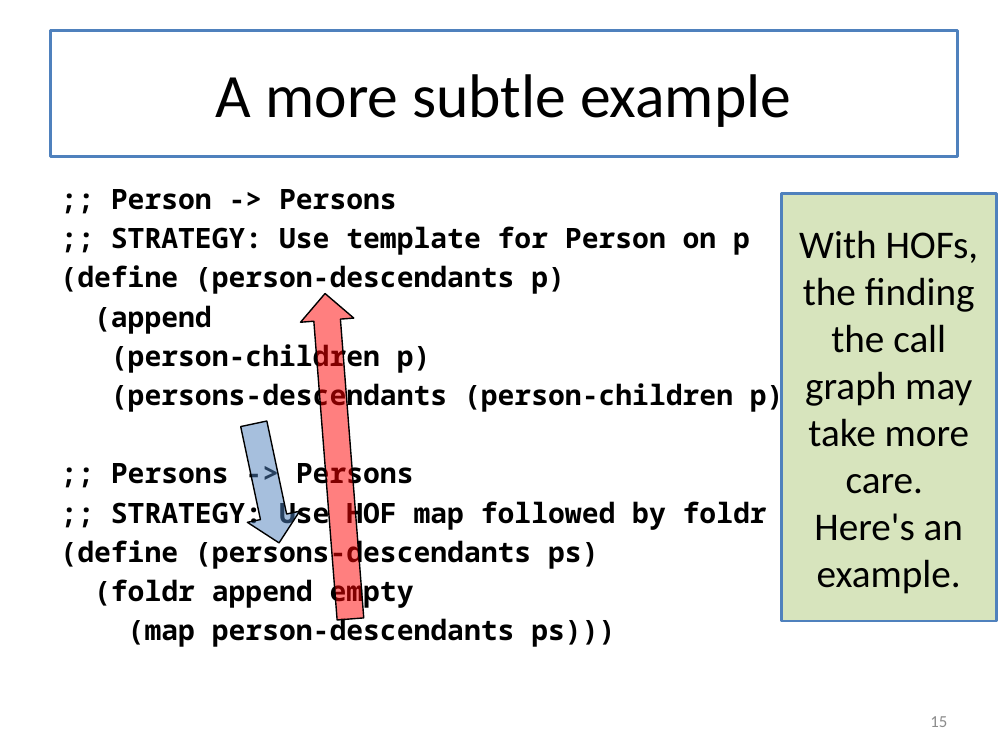
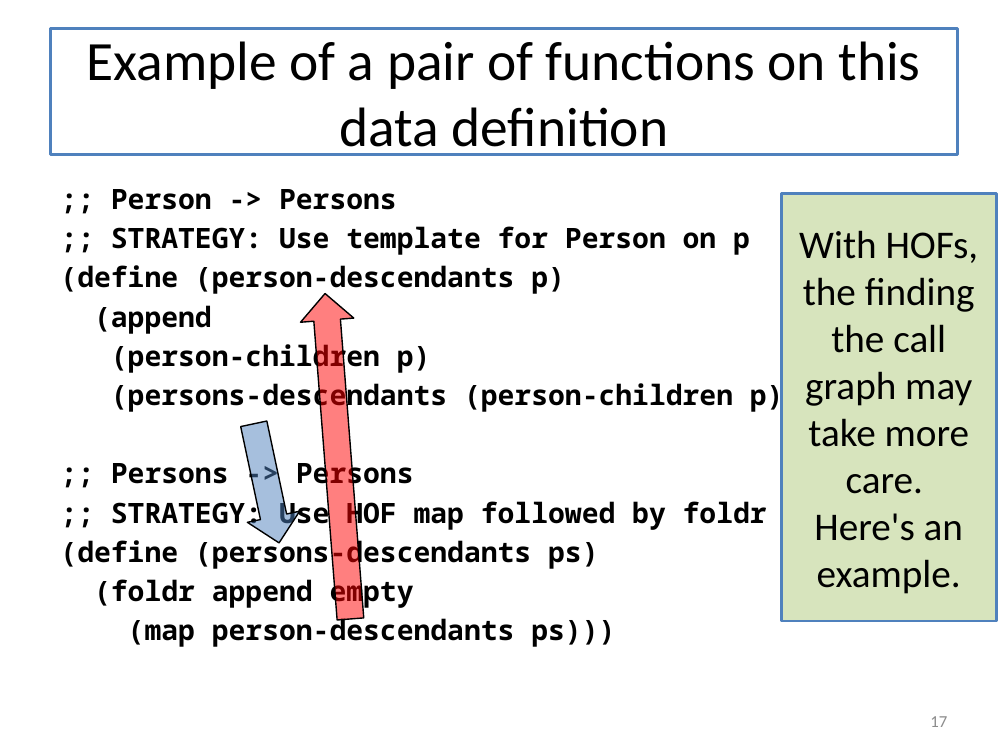
Before and after one commit to mwand/cs5010f16, a slide deck: slide 17 of Slides/Lesson 6.6 Halting Functions for Tree-Like Structures.pptx (slide 15 before the commit). Drawn at 1008x756 pixels with LibreOffice and Linux fonts; fonts in the diff are those of the drawing. Boxes give left, top, right and bottom in pixels: in the first picture for what was removed or moved away, otherwise in the second. Text is boxed around its words. In the diff, an @@ line names an element or a change of style, - is before the commit and + after.

```diff
--- a/Slides/Lesson 6.6 Halting Functions for Tree-Like Structures.pptx
+++ b/Slides/Lesson 6.6 Halting Functions for Tree-Like Structures.pptx
@@ title at [87, 41, 921, 156]: text changed; size 44 to 39.6 pt @@
-A more subtle example
+Example of a pair of functions on this data definition
@@ page number at [930, 716, 947, 727]: text changed @@
-15
+17
```
Also in this commit, not shown: 4 other slides changed, 4 slides added, 1 slide removed, 1 other file.
